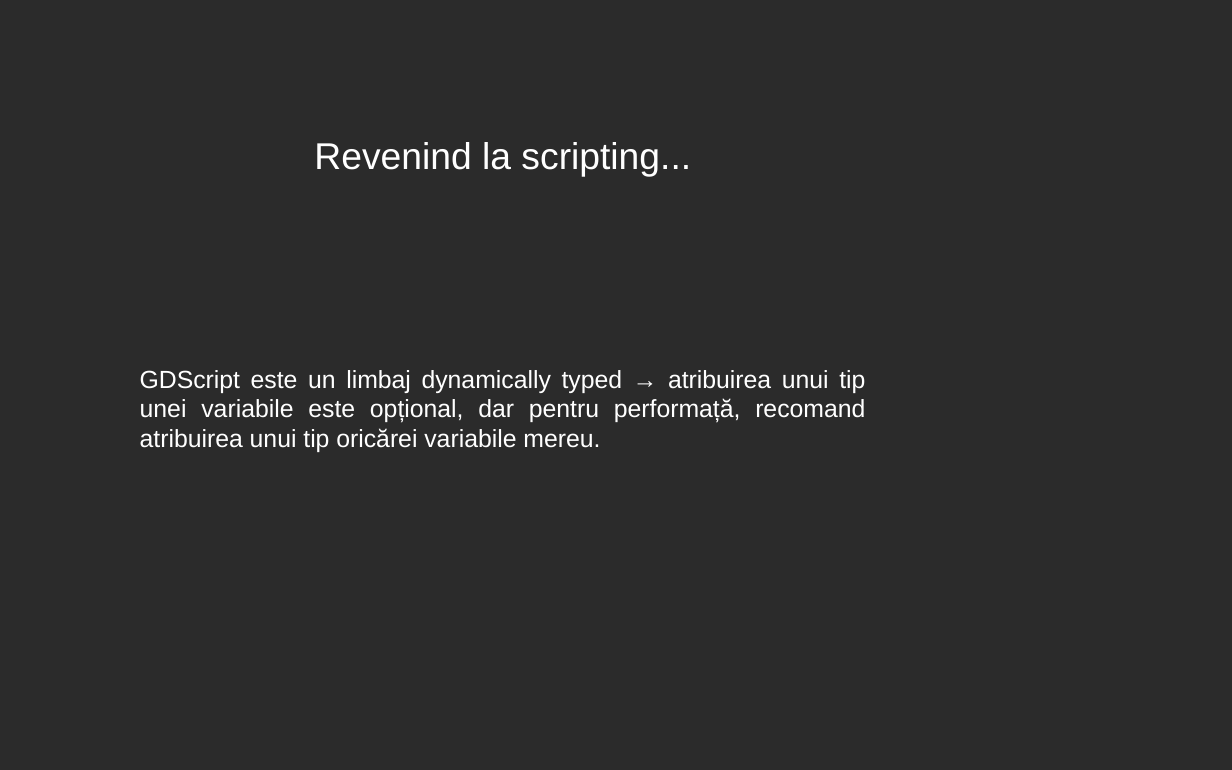
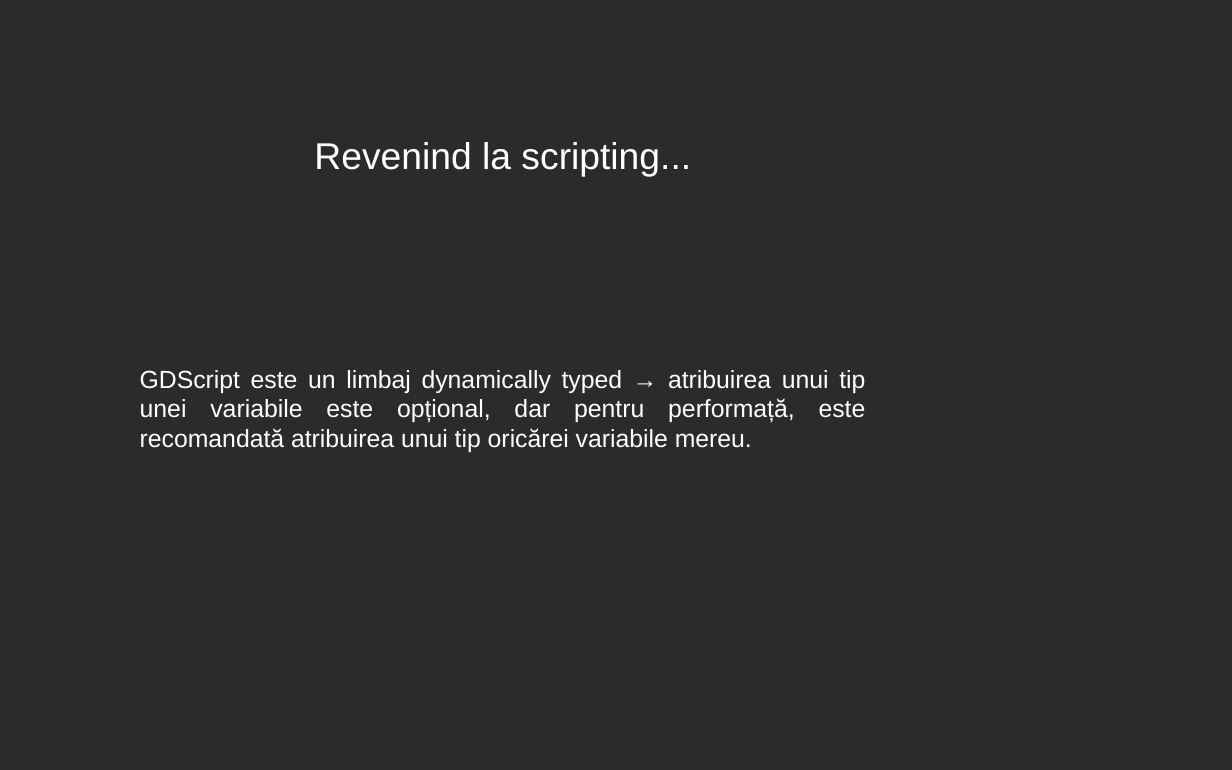
Before and after one commit to 0xspiderr/gdc-upt-presentations, a slide deck: slide 61 of presentation_1/1_introducere_in_godot.odp (slide 56 before the commit). Drawn at 1232x770 pixels with LibreOffice and Linux fonts; fonts in the diff are those of the drawing; background and template pictures are left out; a plain dark background stands for a picture behind light text. Boxes give left, top, right and bottom in pixels: in the first picture for what was removed or moved away, otherwise in the second. Text is boxed around its words. In the diff, an @@ line names an element or a change of style, - is before the commit and + after.

```diff
--- a/presentation_1/1_introducere_in_godot.odp
+++ b/presentation_1/1_introducere_in_godot.odp
@@ text at (140, 370, 866, 452): text changed @@
-GDScript este un limbaj dynamically typed → atribuirea unui tip unei variabile este opțional, dar pentru performață, recomand atribuirea unui tip oricărei variabile mereu.
+GDScript este un limbaj dynamically typed → atribuirea unui tip unei variabile este opțional, dar pentru performață, este recomandată atribuirea unui tip oricărei variabile mereu.
```
Also in this commit, not shown: 9 other slides changed, 28 slides added, 1 slide removed, 19 other files.
